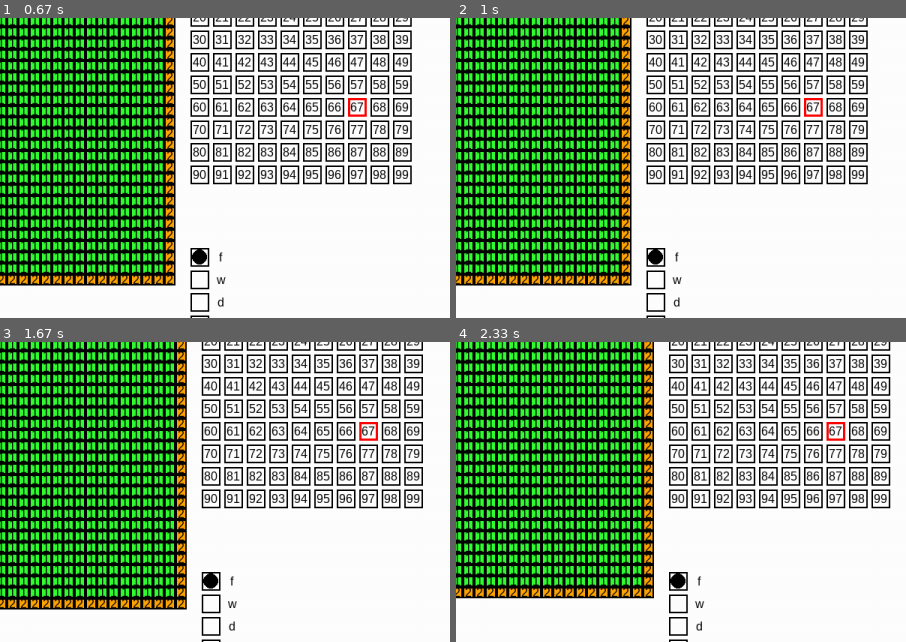
Above: before the commit, frames 1-4 (two rows, left to right).
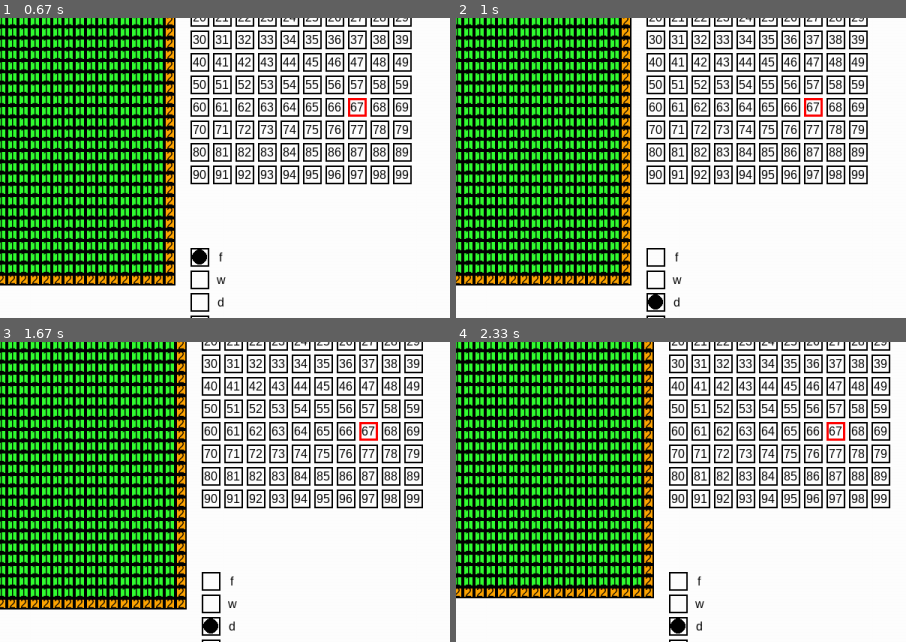
Above: after the commit, the same moments.

Repository: LWhite200/pygames
Game: pygame game, started from Isometric/grid Maker/gridMaker.py
Same seed, same stepped clock (60 frames per second), same inputs: the game is played once before the commit and once after it.
Inputs (mouse positions are % of the whole screen's width and height, from its top left):
- Up to frame 1 (0.67 s): press the mouse at (19, 28) at 0.37 s; move the mouse to (39, 27) at 0.47 s; release the mouse at (59, 26) at 0.6 s
- Up to frame 2 (1 s): press the mouse at (41, 58) at 0.7 s; move the mouse to (51, 58) at 0.8 s; release the mouse at (62, 59) at 0.93 s
- Up to frame 3 (1.67 s): press the mouse at (19, 28) at 1.03 s; move the mouse to (28, 42) at 1.13 s; release the mouse at (37, 57) at 1.27 s; hold Right from 1.33 s (still down)
- Up to frame 4 (2.33 s): release Right at 1.8 s; hold Up 1.83-2.13 s; hold Right from 2.17 s (still down)
The pictures show only the part of the screen within x 18-68%, y 12-62%; the shares and areas given below are measured in that part.

Frame 1 is identical in both runs. In frame 2, 0.3% of the frame differs, in the area x 42-46%, y 77-98%; in frame 3, 0.3%; in frame 4, 0.3%.

Commit message:
Add files via upload

Diff:
--- a/Isometric/grid Maker/gridMaker.py
+++ b/Isometric/grid Maker/gridMaker.py
@@ -2,7 +2,6 @@
 import sys
 import tkinter as tk
 from tkinter import simpledialog
-import time
 
 # Initialize Pygame
 pygame.init()
@@ -90,8 +89,8 @@
                         num_items = metadata["num_items"]
                         object_str = f"{{i,{item_id},{num_items}}}"
 
-                    # Save the tile in the format [tile number],[f,w,z,d],[{object}]
-                    row.append(f"{tile_number},{tile_option},{object_str}")
+                    # Save the tile in the format [tile number][f,w,z,d][{object}]
+                    row.append(f"{tile_number}{tile_option}{object_str}")
                 f.write(" ".join(row) + "\n")
 
         print(f"Grid saved to {filename}")
@@ -208,66 +207,42 @@
     root.destroy()
     return {"person_id": person_id, "direction": direction}
 
-# Add this variable to track the last click time
-last_click_time = 0
-CLICK_COOLDOWN = 0.2  # Minimum time in seconds between two consecutive clicks (200ms)
-
 def handle_mouse_click(processed_tiles):
-    global numWarps, selected_tile, selected_option, selected_object, last_click_time
-    current_time = time.time()
-
-    # Check if enough time has passed since the last click
-    if current_time - last_click_time < CLICK_COOLDOWN:
-        print("Click ignored due to cooldown.")
-        return  # Ignore this click if it happens too soon after the last one
-
-    last_click_time = current_time  # Update the last click time
-
+    global numWarps, selected_tile, selected_option, selected_object
     mouse_x, mouse_y = pygame.mouse.get_pos()
-    print(f"Mouse clicked at: {mouse_x}, {mouse_y}")
 
     # Check if the click is on the main grid
     if 0 <= mouse_x < GRID_WIDTH * TILE_SIZE and 0 <= mouse_y < GRID_HEIGHT * TILE_SIZE:
         grid_x = mouse_x // TILE_SIZE
         grid_y = mouse_y // TILE_SIZE
-        print(f"Clicked on grid tile: {grid_x}, {grid_y}")
-
-        # If this tile has already been processed in this drag, skip it
+
         if (grid_x, grid_y) in processed_tiles:
-            print(f"Tile ({grid_x}, {grid_y}) has already been processed, skipping.")
             return  # Skip if this tile has already been processed during this drag
 
         # Check for invalid combinations
         if (selected_option == 'd' and grid[grid_x][grid_y]["object"] != 'n') or \
            (selected_object != 'n' and grid[grid_x][grid_y]["tile"][-1] == 'd'):
-            print(f"Invalid tile combination at ({grid_x}, {grid_y}), skipping.")
             return  # Cannot place a door on an object or an object on a door
 
         # Update the tile value and object
         grid[grid_x][grid_y]["tile"] = f"{selected_tile}{selected_option}"
         grid[grid_x][grid_y]["object"] = selected_object
 
-        # Prevent prompting for the same tile multiple times by checking if metadata is set
-        if selected_option == 'd' and grid[grid_x][grid_y]["metadata"] is None:
-            print(f"Prompting for door info at ({grid_x}, {grid_y})")
-            grid[grid_x][grid_y]["metadata"] = prompt_door_info()  # Prompt once for door info
-        elif selected_object == 'i' and grid[grid_x][grid_y]["metadata"] is None:
-            print(f"Prompting for item info at ({grid_x}, {grid_y})")
-            grid[grid_x][grid_y]["metadata"] = prompt_item_info()  # Prompt once for item info
-        elif selected_object == 'p' and grid[grid_x][grid_y]["metadata"] is None:
-            print(f"Prompting for person info at ({grid_x}, {grid_y})")
-            grid[grid_x][grid_y]["metadata"] = prompt_person_info()  # Prompt once for person info
-
-        # Mark this tile as processed for the current drag to avoid re-triggering the prompt
+        # Prompt for additional information
+        if selected_option == 'd':
+            grid[grid_x][grid_y]["metadata"] = prompt_door_info()
+        elif selected_object == 'i':
+            grid[grid_x][grid_y]["metadata"] = prompt_item_info()
+        elif selected_object == 'p':
+            grid[grid_x][grid_y]["metadata"] = prompt_person_info()
+
         processed_tiles.add((grid_x, grid_y))
-        print(f"Tile ({grid_x}, {grid_y}) added to processed_tiles.")
-
-    # Check if the click is on the tile panel (the tile selection part of the UI)
+
+    # Check if the click is on the tile panel
     elif GRID_WIDTH * TILE_SIZE + 20 <= mouse_x <= GRID_WIDTH * TILE_SIZE + 320 and 20 <= mouse_y <= 320:
         tile_x = (mouse_x - (GRID_WIDTH * TILE_SIZE + 20)) // 30
         tile_y = (mouse_y - 20) // 30
-        selected_tile = tile_y * 10 + tile_x  # Update selected tile
-        print(f"Selected tile updated to: {selected_tile}")
+        selected_tile = tile_y * 10 + tile_x
 
     # Check if the click is on the tile options radio buttons
     elif GRID_WIDTH * TILE_SIZE + 20 <= mouse_x <= GRID_WIDTH * TILE_SIZE + 70 and 400 <= mouse_y <= 520:
@@ -275,7 +250,6 @@
         options = ['f', 'w', 'd', 'z']
         if 0 <= option_index < len(options):
             selected_option = options[option_index]
-            print(f"Selected option updated to: {selected_option}")
             if selected_option == 'd':
                 selected_object = 'n'  # Lock object to 'n' when 'd' is selected
 
@@ -286,8 +260,6 @@
             object_options = ['p', 'i', 'n']
             if 0 <= option_index < len(object_options):
                 selected_object = object_options[option_index]
-                print(f"Selected object updated to: {selected_object}")
-
 
 def main():
     global GRID_WIDTH, GRID_HEIGHT, grid
@@ -312,9 +284,12 @@
                 if event.button == 1:  # Left button released
                     mouse_dragging = False
 
+            # Ensure the selected option is not for placing door (d), person (p), or item (i)
             if event.type == pygame.MOUSEMOTION:
                 if mouse_dragging:
-                    handle_mouse_click(processed_tiles)
+
+                    if selected_option != 'd' and selected_object == 'n':
+                        handle_mouse_click(processed_tiles)
 
             if event.type == pygame.KEYDOWN:
                 if event.key == pygame.K_UP:
